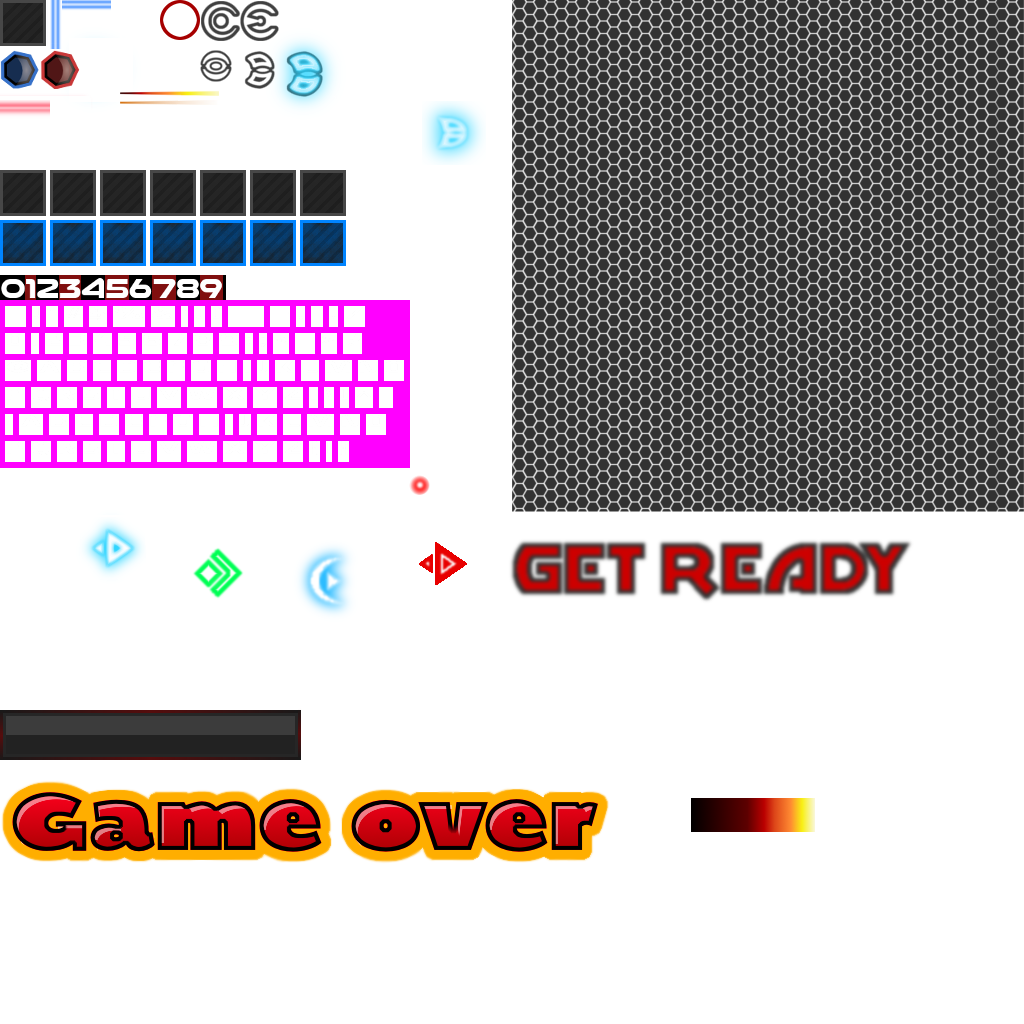
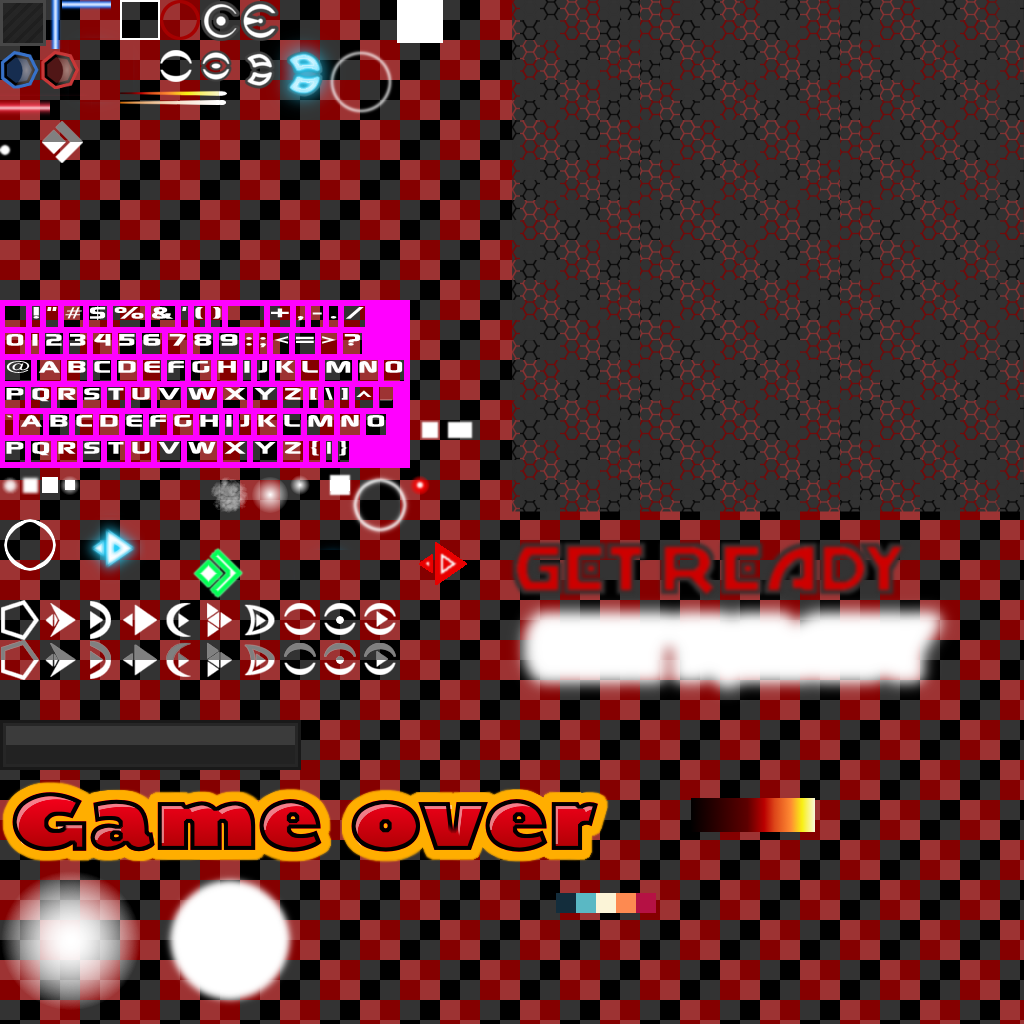
Layer changes from the first 1024 x 1024 image to the second:
removed layer "Ebene #23" over <box>4,519,56,571</box>
removed layer "Neon Glow #1" over <box>59,27,486,165</box>
removed layer "Ebene #30" over <box>0,93,93,119</box>
removed layer "Ebene #29" over <box>47,0,111,49</box>
removed layer "Font" over <box>0,0,410,495</box>
removed layer "Ebene #21" over <box>161,871,299,1009</box>
removed layer "Ebene #18" over <box>1,871,140,1010</box>
removed layer "Ebene #13" (was 65%) over <box>306,554,346,607</box>
removed layer "Alien Glow #1" over <box>292,540,358,622</box>
"Ebene #4": opacity 100% → 50%, painted on it over <box>1,0,443,660</box>
removed layer "Ebene #28" over <box>506,594,959,706</box>
removed layer "get ready" over <box>508,538,914,604</box>
painted on "Ebene #3" over <box>0,121,610,864</box>
removed layer "Ebene #22" over <box>419,542,467,586</box>
painted on "Ebene #19" over <box>0,0,959,1010</box>
renamed "Ebene #39" to "Ebene #42", opacity 50% → 100%, moved it above "Hintergrund", painted on it over <box>0,0,1024,1024</box>
removed layer "Ebene #38" (was 10%) over <box>6,716,295,745</box>
removed layer "Ebene #37" over <box>3,713,298,757</box>
removed layer "Ebene #36" over <box>0,710,301,760</box>
removed layer "Ebene #17" over <box>192,547,244,600</box>
removed layer "Player outline" (was 83%) over <box>192,547,244,600</box>
removed layer "Neon Glow" over <box>265,28,346,120</box>
removed layer "Ebene #32" over <box>328,420,440,497</box>
removed layer "Ebene #24" over <box>0,0,815,832</box>
…and 9 more changes (9 removed)
